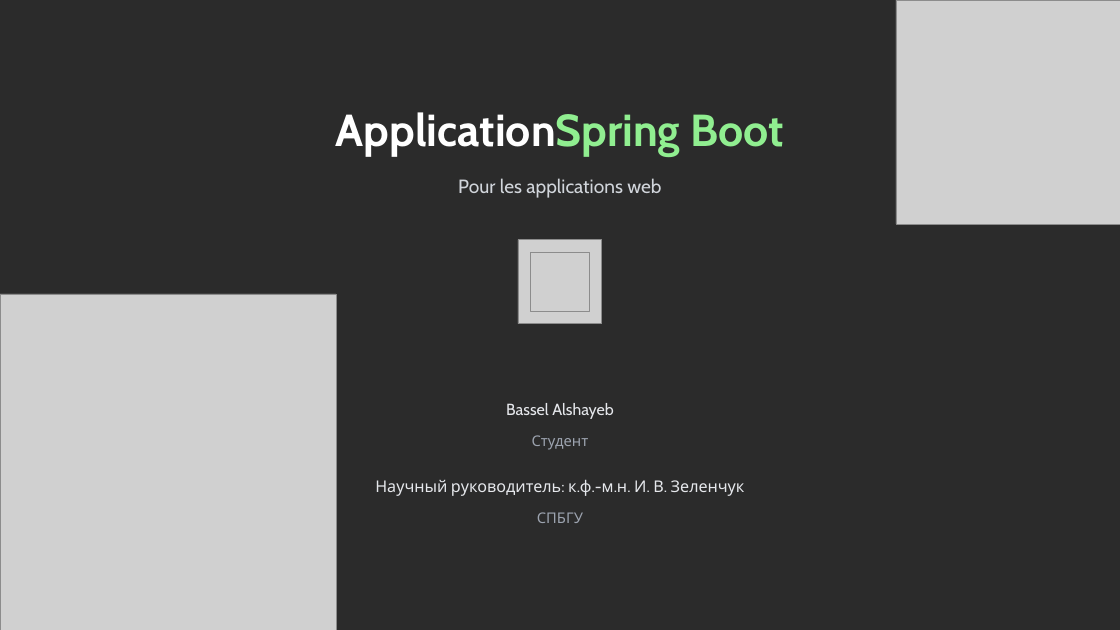
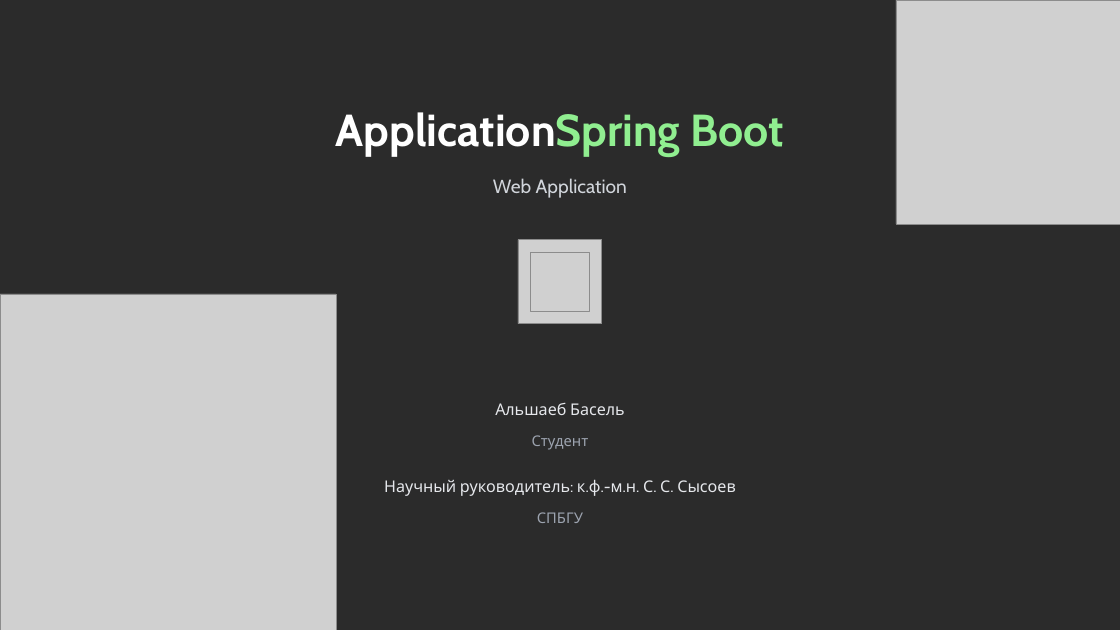
Before and after one commit to Basselalshayeb2/matmex-diploma-template, a slide deck: slide 1 of web application/Application Spring Boot.pptx. Drawn at 1120x630 pixels with LibreOffice and Linux fonts; fonts in the diff are those of the drawing; grey boxes stand for pictures; background and template pictures are left out; a plain dark background stands for a picture behind light text. Boxes give left, top, right and bottom in pixels: in the first picture for what was removed or moved away, otherwise in the second. Text is boxed around its words. In the diff, an @@ line names an element or a change of style, - is before the commit and + after.

```diff
--- a/web application/Application Spring Boot.pptx
+++ b/web application/Application Spring Boot.pptx
@@ text at <box>493,178,627,198</box>: text changed @@
-Pour les applications web
+Web Application
@@ text at <box>495,403,625,415</box>: text changed @@
-Bassel Alshayeb
+Альшаеб Басель
@@ text at <box>384,479,736,496</box>: text changed @@
-Научный руководитель: к.ф.-м.н. И. В. Зеленчук
+Научный руководитель: к.ф.-м.н. С. С. Сысоев
```
Also in this commit, not shown: 2 other slides changed, 3 slides added, 3 slides removed, 2 other files.
